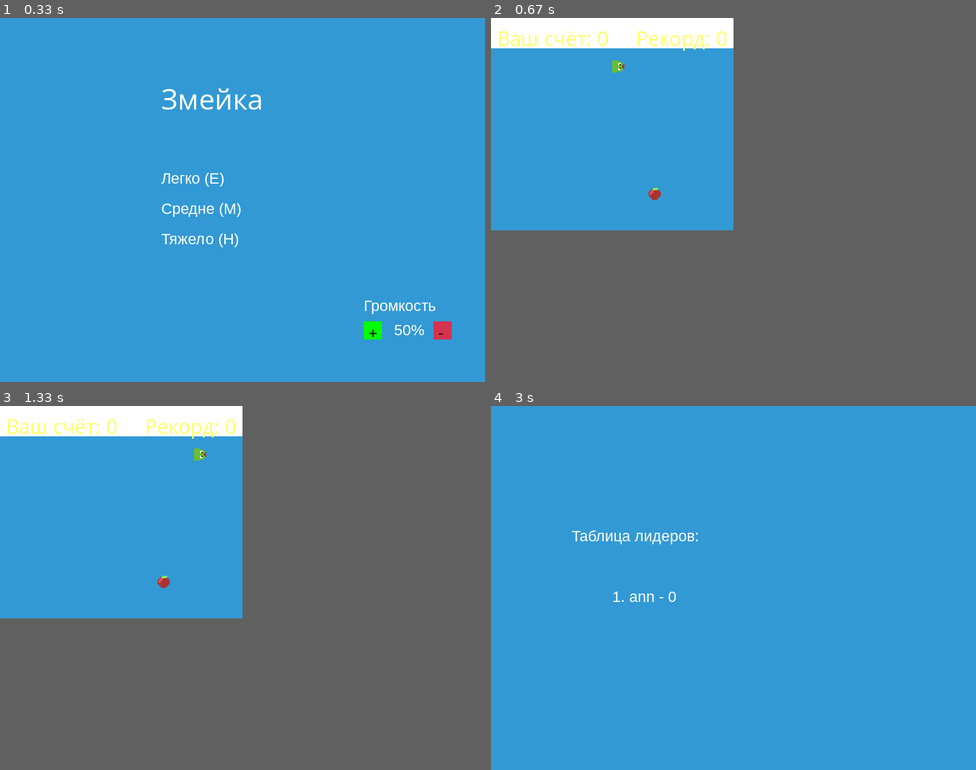
Above: before the commit, frames 1-4 (two rows, left to right).
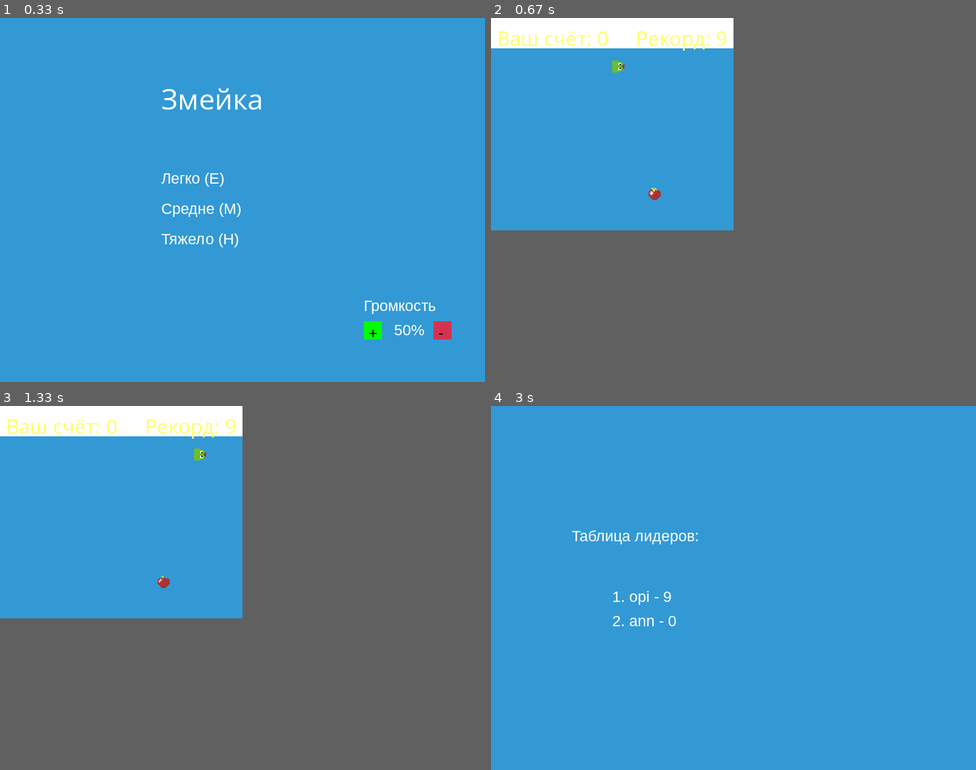
Above: after the commit, the same moments.

Repository: opituf/pygameSnake
Game: pygame game, started from pythonProject/snakegame.py
The game is run twice, just before and just after one commit, with the same random seed, the same clock (stepped at 60 frames per second) and the same inputs.
Inputs:
- Up to frame 1 (0.33 s): no input
- Up to frame 2 (0.67 s): tap E at 0.33 s
- Up to frame 3 (1.33 s): hold Right 0.67-1.13 s
- Up to frame 4 (3 s): hold Up 1.57-1.87 s; hold Right 1.9-2.37 s; type "ann" at 2.4 s; tap Enter at 2.73 s

Frame 1 is identical in both runs. In frame 2, less than 0.1% of the frame differs, in the area x 32-49%, y 3-49%; in frame 3, less than 0.1%; in frame 4, 0.2%, in the area x 25-39%, y 50-61%.

Commit message:
13
добавлена анимация для яблока

Co-Authored-By: batontapok <189448605+batontapok@users.noreply.github.com>

Diff:
--- a/pythonProject/easy_records.txt
+++ b/pythonProject/easy_records.txt
@@ -0,0 +1 @@
+opi,9
--- a/pythonProject/snakegame.py
+++ b/pythonProject/snakegame.py
@@ -96,11 +96,13 @@
             return sorted(leaderboard, key=lambda x: x[1], reverse=True)
     return []
 
+
 # Сохранение нового рекорда для конкретной сложности
 def save_record(difficulty, name, score):
     record_file = difficulty_settings[difficulty]['record_file']
     with open(record_file, 'a') as file:
         file.write(f"{name},{score}\n")
+
 
 # Получение счета лидера для конкретной сложности
 def get_leader_score(difficulty):
@@ -307,6 +309,25 @@
     pygame.mixer.music.set_volume(volume_level)
 
 
+class AppleAnimation:
+    def __init__(self, x, y, frames, frame_delay):
+        self.frames = frames
+        self.current_frame = 0
+        self.x = x
+        self.y = y
+        self.last_update_time = 0
+        self.frame_delay = frame_delay
+
+    def update(self):
+        current_time = pygame.time.get_ticks()
+        if current_time - self.last_update_time > self.frame_delay:
+            self.last_update_time = current_time
+            self.current_frame = (self.current_frame + 1) % len(self.frames)
+
+    def draw(self, surface):
+        surface.blit(self.frames[self.current_frame], (self.x, self.y))
+
+
 def gameLoop(difficulty):
     global volume_level
     game_over = False
@@ -318,10 +339,13 @@
     snake_block = int(difficulty_settings[difficulty]['snake_block'])
     snake_speed = difficulty_settings[difficulty]['speed']
 
-    # Масштабирование спрайтов
-    apple_img = load_image('apple.png', (snake_block, snake_block))
-    snake_head_img = load_image('snake_head.png', (snake_block, snake_block))
-    snake_body_img = load_image('snake_body.png', (snake_block, snake_block))
+    # Загрузка спрайтов для яблока
+    apple_frames = [load_image(f"apple_anim/apple{i}.png", (snake_block, snake_block)) for i in range(1, 5)]
+    apple_animation = AppleAnimation(0, 0, apple_frames, 100)
+
+    # Загрузка спрайтов для змеи
+    snake_head_img = load_image("snake_head.png", (snake_block, snake_block))
+    snake_body_img = load_image("snake_body.png", (snake_block, snake_block))
 
     # Создаем окно с новыми размерами
     dis = pygame.display.set_mode((dis_width_loc, dis_height_loc))
@@ -392,7 +416,10 @@
         pygame.draw.rect(dis, white, [0, 0, dis_width_loc, panel_height])
 
         our_snake(snake_block, snake_List, direction, snake_head_img, snake_body_img)
-        dis.blit(apple_img, (foodx, foody))
+        apple_animation.x = foodx
+        apple_animation.y = foody
+        apple_animation.update()
+        apple_animation.draw(dis)
         your_score(Length_of_snake - 1, high_score, dis_width_loc)
         pygame.display.update()
 
Binary file added: pythonProject/apple_anim/apple1.png
Binary file added: pythonProject/apple_anim/apple2.png
Binary file added: pythonProject/apple_anim/apple3.png
Binary file added: pythonProject/apple_anim/apple4.png
Binary file added: pythonProject/apple_anim/apple5.png
Binary file added: pythonProject/apple_anim/apple6.png
Binary file added: pythonProject/blue_apple_anim/blue_apple1.png
Binary file added: pythonProject/blue_apple_anim/blue_apple2.png
Binary file added: pythonProject/blue_apple_anim/blue_apple3.png
Binary file added: pythonProject/blue_apple_anim/blue_apple4.png
Binary file added: pythonProject/blue_apple_anim/blue_apple5.png
Binary file added: pythonProject/blue_apple_anim/blue_apple6.png
